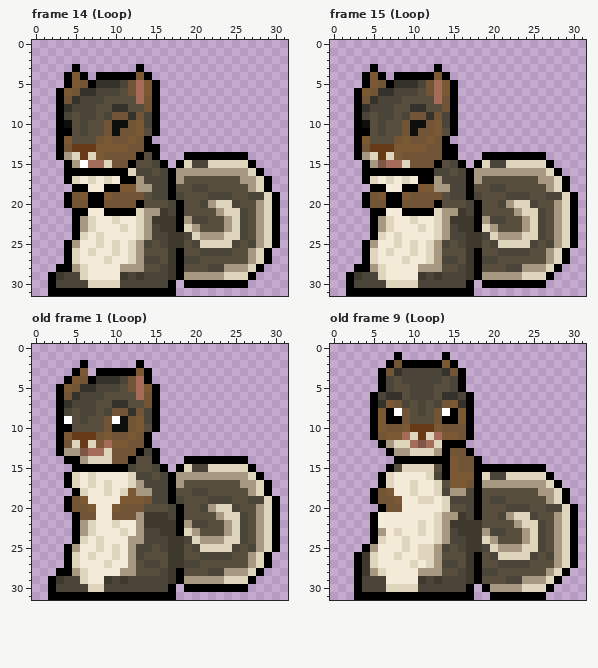
Two versions of one pixel-art file, Sprite_Stuff/Aseprite Files/SquirrelSprite.aseprite. The picture above was drawn from the file before the commit.
32x32 pixels, 36 frames. Colours within 5 levels of each other are drawn and written as one. Shown: frame 14 (Loop), frame 15 (Loop), old frame 1 (Loop), old frame 9 (Loop). The commit also changed other frames, which this record leaves out.
After:
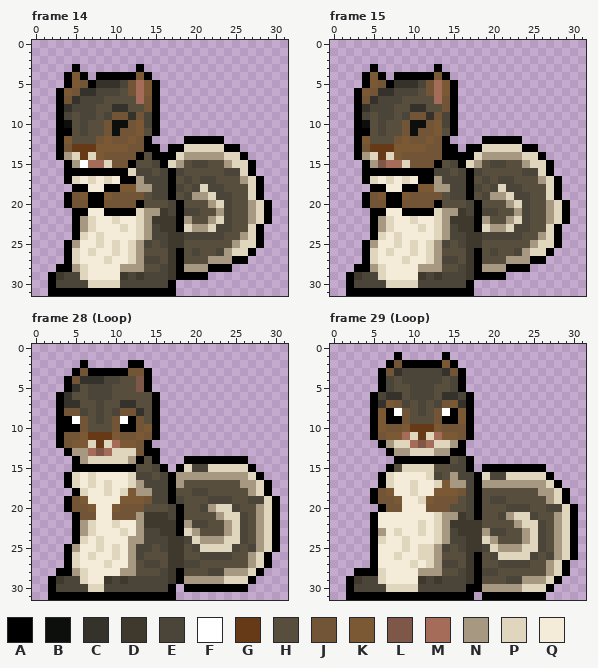
Palette (. is transparent): A #000000  B #0d0f0c  C #35312b  D #3e382d  E #4b4438  F #ffffff  G #663a17  H #574e3d  J #725536  K #7b5934  L #7e5748  M #a56c59  N #a79981  P #e0d6bd  Q #f4ecd9
A new or re-ordered frame is compared with the old frame closest to it.
The exact change:
frames 36 -> 80
--- frame 14, layer "Group 1/Tail"
@@ x 14..31 @@
 11 HA................
-12 A.................
-13 AA................
-14 HA...AAAAAAAA.....
-15 HEA.APEEPPPPPA....
-16 EHEANNNNNNNNNPA...
-17 EEEANHHHHHHHNNPA..
-18 NEEAHHEEHHHHHNPA..
-19 HEEAEHHHEEEHHEEPA.
-20 HHHEAHHENPPEHHNPA.
-21 NNDEAHHHHNPPEHNPA.
-22 NDDDANEEHHNPEHNPA.
-23 NEDDAPNHHHNPEHNPA.
-24 NEEDDEPNNNPPEHNPA.
-25 EHEDDHEPPPPEHENPA.
-26 HHHDAHHEEEEHHNPA..
-27 EEHDAEEHHHHHHNPA..
-28 HHEDAHHHEENNNPA...
-29 EEEDANNNNNPPPA....
-30 EEEA.AAAAAAAA.....
+12 A....AAAAA........
+13 AA.AAPPPPPAA......
+14 HAAAPNNNNNPPA.....
+15 HEAPNHEEHHNPPA....
+16 EHEAEHHHHHEEPA....
+17 EEEAHEHEEHHHNPA...
+18 NEEAEHEPEEHHHPA...
+19 HEEAHENNPEEHHPA...
+20 HHHEAHHHNPEHHNPA..
+21 NNDEAEEHHNEHHNPA..
+22 NDDDANHHNPEHHNPA..
+23 NEDDAPNNPEEHHPA...
+24 NEEDDEEEEEHHNPA...
+25 EHEDDHHHHHHNPPA...
+26 HHHDAHEHHENPPA....
+27 EEHDAHHHNNNAA.....
+28 HHEDANNNAAA.......
+29 EEEDAAAA..........
+30 EEEA..............
 31 AAAA..............
--- frame 15, layer "Group 1/Tail"
@@ x 14..31 @@
 11 HA................
-12 A.................
-13 AA................
-14 AA...AAAAAAAA.....
-15 HEA.APEEPPPPPA....
-16 EHEANNNNNNNNNPA...
-17 EEEANHHHHHHHNNPA..
-18 NEEAHHEEHHHHHNPA..
-19 HEEAEHHHEEEHHEEPA.
-20 HHHEAHHENPPEHHNPA.
-21 NNDEAHHHHNPPEHNPA.
-22 NDDDANEEHHNPEHNPA.
-23 NEDDAPNHHHNPEHNPA.
-24 NEEDDEPNNNPPEHNPA.
-25 EHEDDHEPPPPEHENPA.
-26 HHHDAHHEEEEHHNPA..
-27 EEHDAEEHHHHHHNPA..
-28 HHEDAHHHEENNNPA...
-29 EEEDANNNNNPPPA....
-30 EEEA.AAAAAAAA.....
+12 A....AAAAA........
+13 AA.AAPPPPPAA......
+14 AAAAPNNNNNPPA.....
+15 HEAPNHEEHHNPPA....
+16 EHEAEHHHHHEEPA....
+17 EEEAHEHEEHHHNPA...
+18 NEEAEHEPEEHHHPA...
+19 HEEAHENNPEEHHPA...
+20 HHHEAHHHNPEHHNPA..
+21 NNDEAEEHHNEHHNPA..
+22 NDDDANHHNPEHHNPA..
+23 NEDDAPNNPEEHHPA...
+24 NEEDDEEEEEHHNPA...
+25 EHEDDHHHHHHNPPA...
+26 HHHDAHEHHENPPA....
+27 EEHDAHHHNNNAA.....
+28 HHEDANNNAAA.......
+29 EEEDAAAA..........
+30 EEEA..............
 31 AAAA..............
--- frame 28 (Loop) is new; against old frame 1 (Loop), layer "Group 1/Head"
@@ x 1..17 @@
  1 .................
- 2 .....A......A....
- 3 ....AK.AAAAAKA...
- 4 ...AKJACCCEJMA...
- 5 ..AKJCCEEEHJMKA..
- 6 ..AJCEEEHHHHMJA..
- 7 ..ACEEEHHCCHHJA..
- 8 ..AEHEEHEJJCJEA..
- 9 ..AFHEHHJFBJKEA..
-10 ..AAHHHHJBBJKHA..
-11 ..AKGGGJKJJKJA...
-12 ..AJPGPKMKKJJA...
-13 ..ANNLMMPJJJAEA..
-14 ...AANPPPJJAHHA..
-15 ....AAAAAAAEHHEA.
+ 2 .....A.....AA....
+ 3 ....AJAAAAAJJA...
+ 4 ...AJCCCEEHHLA...
+ 5 ...ACHEEEHHHLA...
+ 6 ..ACHHEEEHHHHHA..
+ 7 ..ACCHHEHHCCHHA..
+ 8 ..AJJEHEHEJJCHA..
+ 9 ..AAFJHEHJFAJHA..
+10 ..AAAJHHHJAAJKA..
+11 ..AJJKGGGKJJKJA..
+12 ..AJKKPGPMKKJA...
+13 ...ANNMLMPPPJAA..
+14 ....ANPPPPPNAHA..
+15 ....AAAAAAAAHHEA.
 16 ...APQPQQQQPEEHEA
--- frame 29 (Loop) is new; against old frame 9 (Loop)
@@ x 10..20 @@
 11 PGPMKKJA...
-12 MLMPAAA....
-13 PPPNAJJA...
-14 AAAAAKJJA..
-15 PPPHAKJJAAA
-16 QQPEAKKKAPE
-17 PQQPHKKJANN
-18 PQQPENNEAHH
-19 QPPQPEEEAHE
-20 QQQQPHHEAHH
+12 MLMPPNA....
+13 PPPNNAA....
+14 AAAAAHEA...
+15 PPPHHEEA.AA
+16 QQPEHNEEAPE
+17 PQQPKNNEANN
+18 PQQKKKJEAHH
+19 QPKJJJHEAHE
+20 QQJJJHHEAHH
 21 QQQPNNDEAHH
@@ x 0..31 @@
 24 .....APQQPQQQPNEEDDPNHHHNPEHNPA.
-25 ....ANQQQPQPPNEHEDDEPNNNPPEHNPA.
-26 ...ADPQQPQQPPNHHHDAHEPPPPEHENPA.
-27 ...ADPQQQQPQPNEEHDAHHEEEEHHHNPA.
-28 ...ADNPQQQQNNNHHEDAEEHHHHHHNPA..
-29 ...AEEEQQQQDEDEEEDAHHHEENNNPA...
-30 ...AEEEPPPPEEEEEEA.ANNNNPPPA....
-31 ...AAAAAAAAAAAAAAA..AAAAAAA.....
+25 .....AQQQPQPPNEHEDDEPNNNPPEHNPA.
+26 .....AQQPQQPPNHHHDAHEPPPPEHENPA.
+27 .....AQQQQPQPNEEHDAHHEEEEHHNPA..
+28 ...AAAPQQQQNNNHHEDAEEHHHHHHNPA..
+29 ..ADEEPQQQQDEDEEEDAHHHEENNNPA...
+30 ..AEEEEPPPPEEEEEEAANNNNNPPPA....
+31 ..AAAAAAAAAAAAAAAA.AAAAAAAA.....
Where, in picture pixels (left, top, right, bottom), the same in both pictures:
changed: (160, 136, 280, 288)
changed: (458, 136, 578, 288)
changed: (56, 360, 160, 472)
changed: (426, 440, 482, 512)
changed: (346, 544, 386, 600)
changed: (546, 560, 578, 568)
changed: (474, 584, 490, 600)
